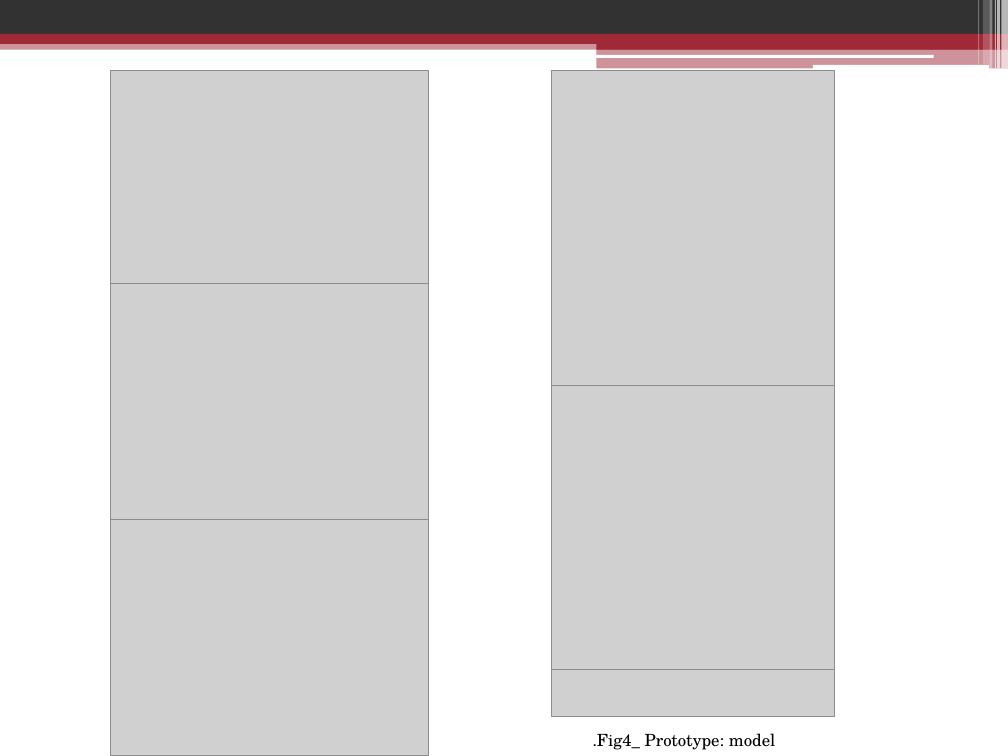
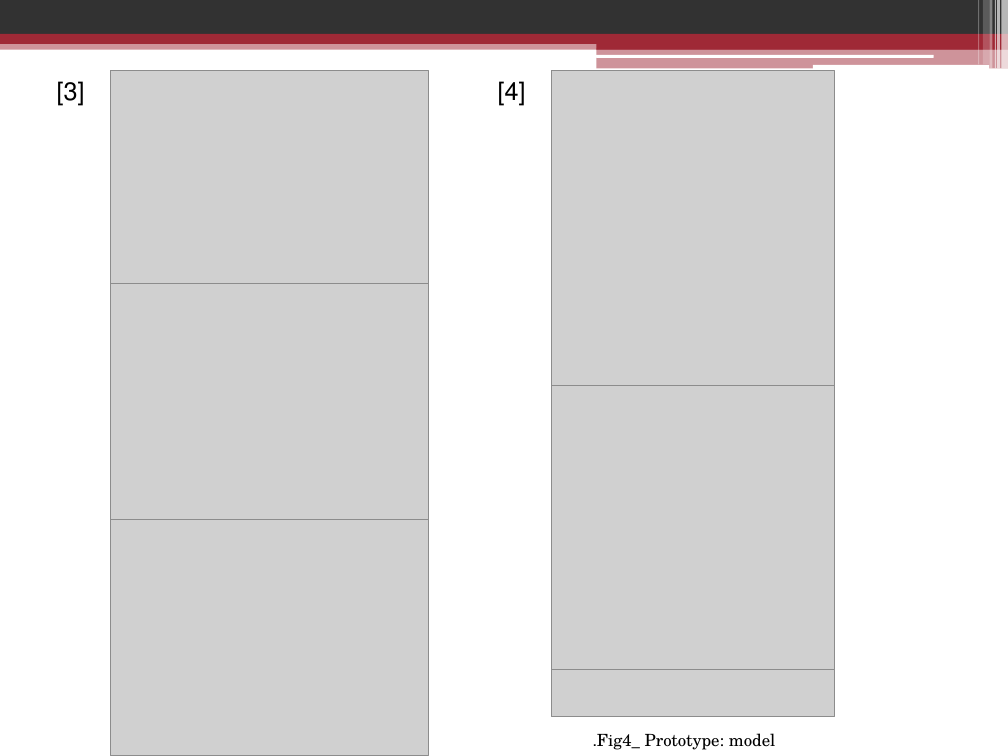
Before and after one commit to HanaZRasheed/Cohort5_WebDev_DanaAlsawalha, a slide deck: slide 9 of FinalAssigment-Ministry of social development project/Presentation.pptx. Drawn at 1008x756 pixels with LibreOffice and Linux fonts; fonts in the diff are those of the drawing; grey boxes stand for pictures. Boxes give left, top, right and bottom in pixels: in the first picture for what was removed or moved away, otherwise in the second. Text is boxed around its words. In the diff, an @@ line names an element or a change of style, - is before the commit and + after.

```diff
--- a/FinalAssigment-Ministry of social development project/Presentation.pptx
+++ b/FinalAssigment-Ministry of social development project/Presentation.pptx
@@ text added at <box>64,82,78,101</box>, 18 pt, text #000000 @@
+[3]
@@ text added at <box>505,82,519,100</box>, 18 pt, text #000000 @@
+[4]
```
Also in this commit, not shown: 4 other slides changed, 1 slide added, 1 slide removed.
